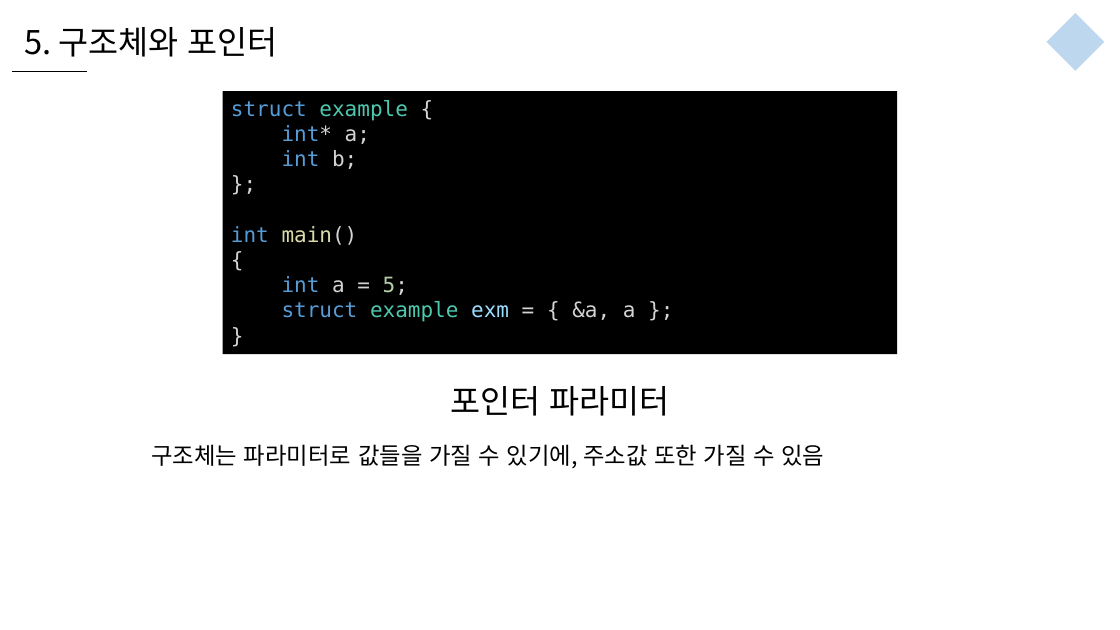
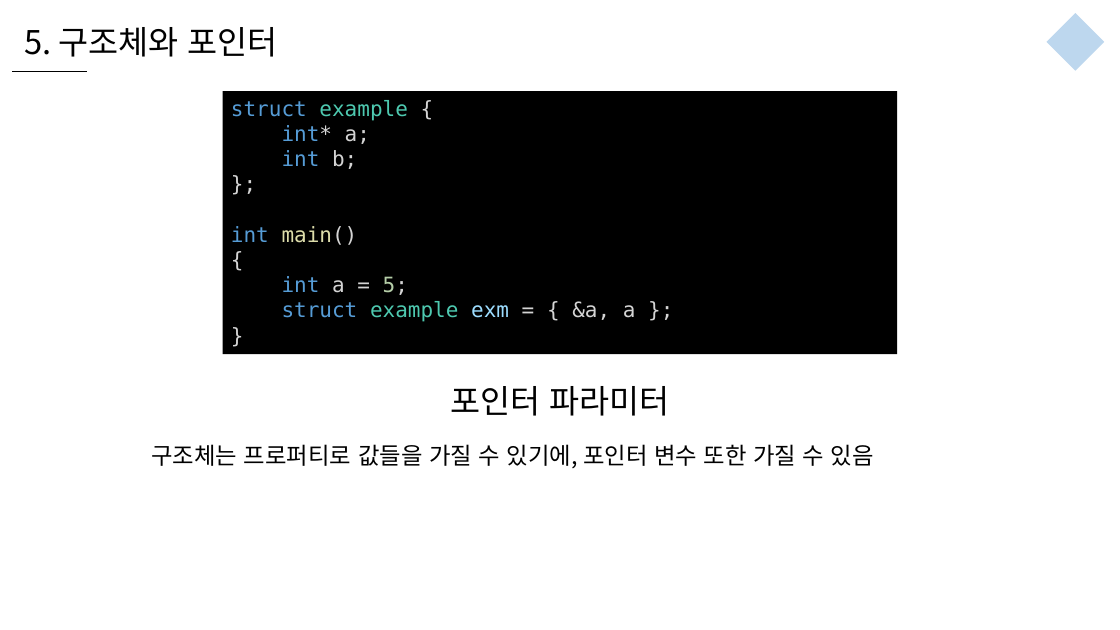
Before and after one commit to WooLyung/2021-RG-Lecture, a slide deck: slide 35 of 수업 자료/1 - C언어 복습.pptx. Drawn at 1120x630 pixels with LibreOffice and Linux fonts; fonts in the diff are those of the drawing. Boxes give left, top, right and bottom in pixels: in the first picture for what was removed or moved away, otherwise in the second. Text is boxed around its words. In the diff, an @@ line names an element or a change of style, - is before the commit and + after.

```diff
--- a/수업 자료/1 - C언어 복습.pptx
+++ b/수업 자료/1 - C언어 복습.pptx
@@ text at [151, 444, 874, 468]: text changed @@
-구조체는 파라미터로 값들을 가질 수 있기에, 주소값 또한 가질 수 있음
+구조체는 프로퍼티로 값들을 가질 수 있기에, 포인터 변수 또한 가질 수 있음
```
Also in this commit, not shown: 3 other slides changed, 5 other files.
